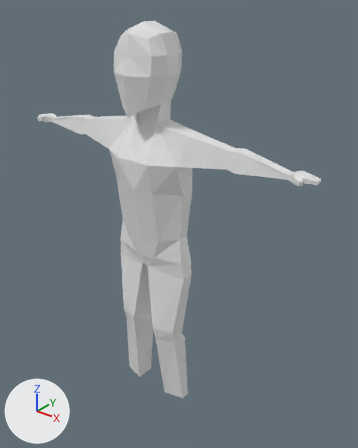
The Blender file low poly character.blend, before and after one commit.
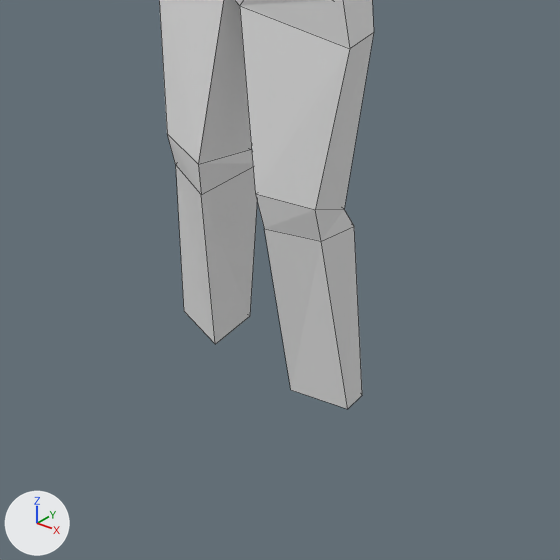
There are two pictures of each version: one whole from a 50 mm lens placed at (12.45, -13.89, 2.53), pointed at (0.8, 0.67, -6.5), one close up on the part from 19% to 71% of the width and 59% to 100% of the height. Arrows for +X, +Y and +Z are at lower left; the lights stay in place. The close-ups show mesh edges as thin lines.
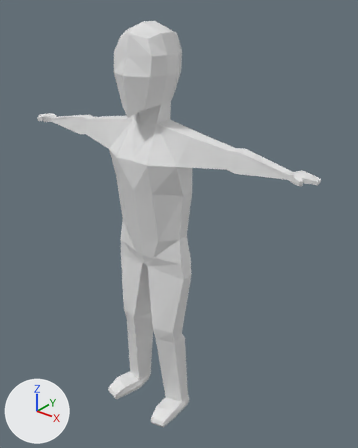
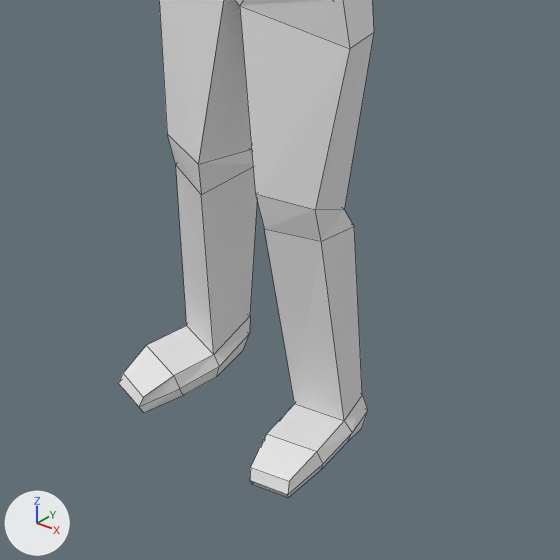
Commit message: create feet

Changed parts and their boxes (x1, y1, x2, y2) in the close-ups (560 x 560 px):
'Cube', reshaped
    before: (159, 0, 374, 409)
    after: (118, 0, 374, 497)
part 1 of me_cube_001, built on
    before: (176, 166, 362, 409)
    after: (118, 166, 368, 497)

Diff of the bpy script that builds the scene:
```diff
--- a/low poly character.blend.py
+++ b/low poly character.blend.py
@@ me_cube_001 @@
 # used by ob_cube; location = (0.0, 0.0, 0.0)
-me_cube_001.from_pydata(...)  # 112 vertices, 99 faces; spans x 0.0..6.9, y -1.4..1.1, z -15.0..1.3
+me_cube_001.from_pydata(...)  # 132 vertices, 119 faces; spans x 0.0..6.9, y -1.8..1.1, z -15.7..1.3
+# me_cube_001 part 1
+# 1 face is deleted
+# 2 vertices move from x 0.8..1.7, y -0.4..-0.2, z -15.0 to x 0.9..1.7, y -0.4..-0.2, z -15.2
+# 20 vertices are added at x 0.7..1.9, y -1.8..0.4, z -15.7..-15.1
+# 21 new faces join them
```
